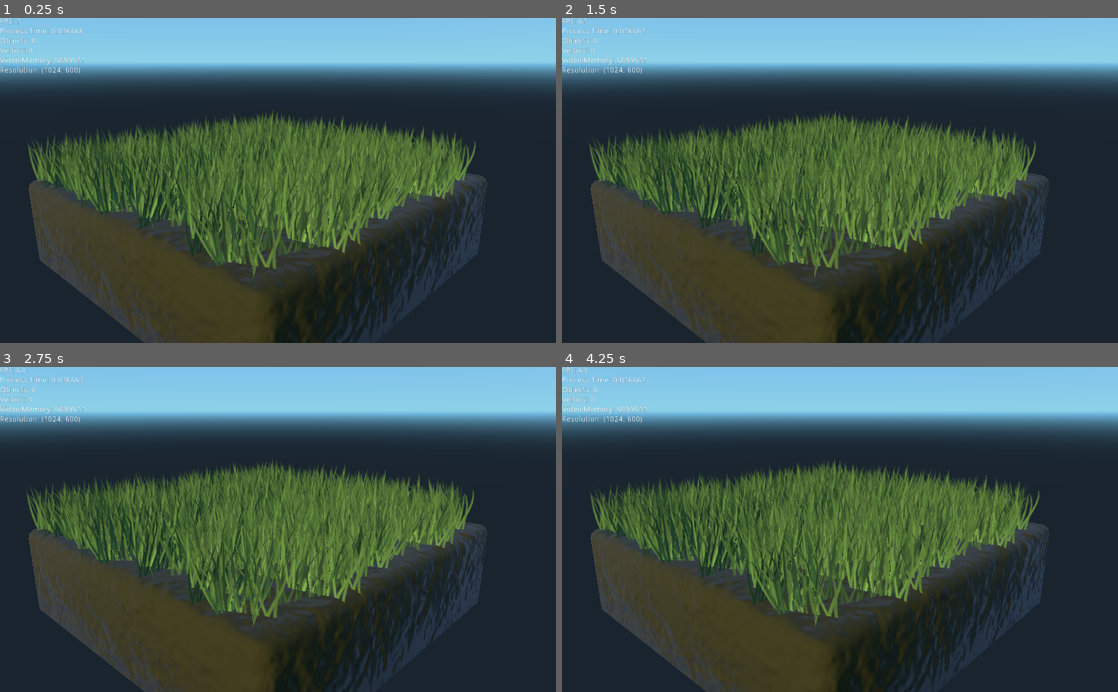
Above: before the commit, frames 1-4 (two rows, left to right).
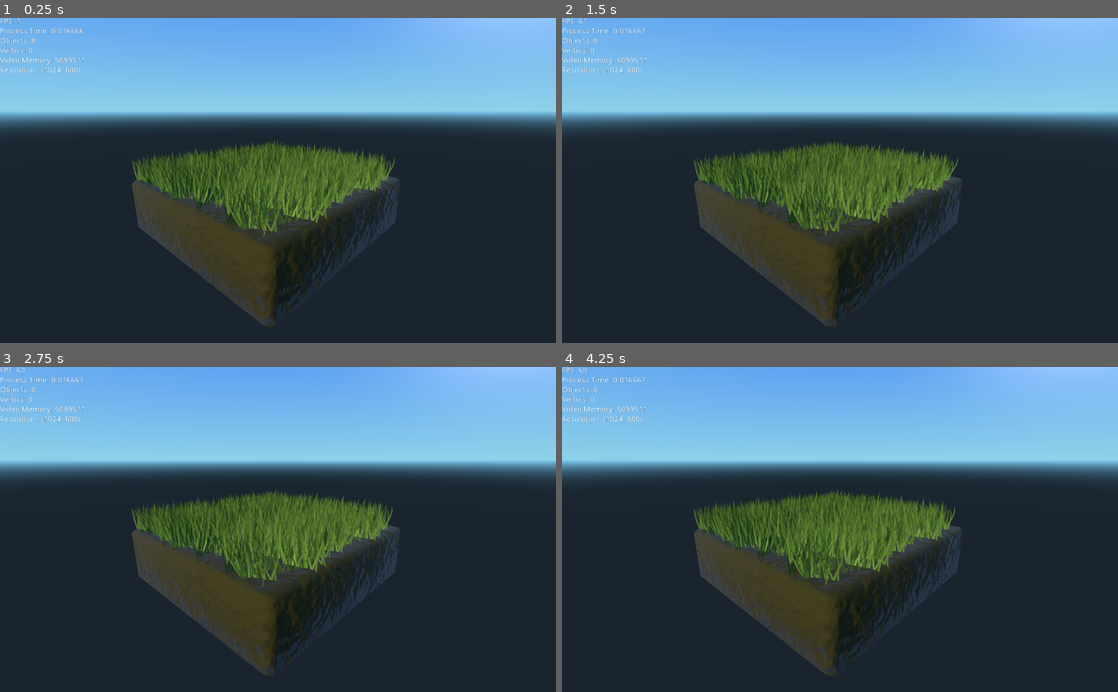
Above: after the commit, the same moments.

Repository: JaccomoLorenz/godot-simple-wind-shader
Game: Godot game, scene res://models/demo.tscn
The game is run twice, just before and just after one commit, with the same random seed, the same clock (stepped at 60 frames per second) and the same inputs.
Inputs:
- Up to frame 1 (0.25 s): no input
- Up to frame 2 (1.5 s): no input
- Up to frame 3 (2.75 s): no input
- Up to frame 4 (4.25 s): no input

The runs differ from the first frame. In frame 1, 57% of the frame differs, in the area x 0-100%, y 0-100%; in frame 2, 57%; in frame 3, 57%; in frame 4, 57%.

Commit message:
Add a full godot 3 shader

Diff:
--- a/models/demo.tscn
+++ b/models/demo.tscn
@@ -108,8 +108,8 @@
 [node name="Camera" type="Camera" parent="." index="0"]
 
 transform = Transform( 0.733626, -0.176644, 0.656193, 0, 0.965624, 0.259942, -0.679553, -0.1907, 0.708407, 2.71105, 1.87858, 2.71591 )
-keep_aspect = 0
-vaspect = false
+keep_aspect = 1
+vaspect = true
 cull_mask = 1048575
 environment = null
 h_offset = 0.0
--- a/models/grass.tscn
+++ b/models/grass.tscn
@@ -4,16 +4,27 @@
 [ext_resource path="res://shaders/wind_shader.tres" type="Shader" id=2]
 [ext_resource path="res://textures/grass.png" type="Texture" id=3]
 
-[sub_resource type="ShaderMaterial" id=1]
+[sub_resource type="ShaderMaterial" id=2]
 
 render_priority = 0
 shader = ExtResource( 2 )
-shader_param/speed = 2.0
-shader_param/strength = 0.04
+shader_param/albedo = Color( 1, 1, 1, 1 )
+shader_param/specular = 0.0
+shader_param/metallic = 0.0
+shader_param/roughness = 1.0
+shader_param/point_size = 1.0
+shader_param/metallic_texture_channel = Plane( 1, 0, 0, 0 )
+shader_param/roughness_texture_channel = Plane( 1, 0, 0, 0 )
+shader_param/speed = 1.0
+shader_param/strength = 0.08
 shader_param/detail = 3.0
 shader_param/direction = Vector2( 1, 0 )
 shader_param/heightOffset = null
-shader_param/diffuse = ExtResource( 3 )
+shader_param/uv1_scale = Vector3( 1, 1, 1 )
+shader_param/uv1_offset = Vector3( 0, 0, 0 )
+shader_param/uv2_scale = Vector3( 1, 1, 1 )
+shader_param/uv2_offset = Vector3( 0, 0, 0 )
+shader_param/texture_albedo = ExtResource( 3 )
 _sections_unfolded = [ "shader_param" ]
 
 [node name="Grass" index="0" instance=ExtResource( 1 )]
@@ -22,5 +33,5 @@
 
 [node name="grass" parent="." index="0"]
 
-material_override = SubResource( 1 )
+material_override = SubResource( 2 )
 _sections_unfolded = [ "Geometry", "Transform" ]
--- a/shaders/wind_shader.tres
+++ b/shaders/wind_shader.tres
@@ -3,15 +3,31 @@
 [resource]
 
 code = "shader_type spatial;
-render_mode cull_disabled, skip_vertex_transform, depth_draw_alpha_prepass;
-
+render_mode blend_mix,depth_draw_alpha_prepass,cull_disabled,diffuse_lambert,specular_schlick_ggx, skip_vertex_transform;
+uniform vec4 albedo : hint_color;
+uniform sampler2D texture_albedo : hint_albedo;
+uniform float specular;
+uniform float metallic;
+uniform float roughness : hint_range(0,1);
+uniform float point_size : hint_range(0,128);
+uniform sampler2D texture_metallic : hint_white;
+uniform vec4 metallic_texture_channel;
+uniform sampler2D texture_roughness : hint_white;
+uniform vec4 roughness_texture_channel;
+// Wind settings.
 uniform float speed = 1.0;
 uniform float strength = 0.1;
 uniform float detail = 1.0;
 uniform vec2 direction = vec2(1.0, 0.0);
 uniform float heightOffset = 0.0;
 
-void vertex(){
+uniform vec3 uv1_scale;
+uniform vec3 uv1_offset;
+uniform vec3 uv2_scale;
+uniform vec3 uv2_offset;
+
+
+void vertex() {
 	vec4 worldPos = WORLD_MATRIX * vec4(VERTEX, 1.0);
 
 	float time = TIME * speed + worldPos.x + worldPos.z;
@@ -20,10 +36,18 @@
 	worldPos.xz += vec2(wind * dir.x, wind * dir.y);
 	VERTEX = (INV_CAMERA_MATRIX * worldPos).xyz;
 	NORMAL = (MODELVIEW_MATRIX * vec4(NORMAL, 0.0)).xyz;
+	UV=UV*uv1_scale.xy+uv1_offset.xy;
 }
-uniform sampler2D diffuse : hint_albedo;
 
-void fragment(){
-	ALBEDO = texture(diffuse, UV).rgb;
-	ALPHA = texture(diffuse, UV).a;
-	}"
+void fragment() {
+	vec2 base_uv = UV;
+	vec4 albedo_tex = texture(texture_albedo,base_uv);
+	ALBEDO = albedo.rgb * albedo_tex.rgb;
+	float metallic_tex = dot(texture(texture_metallic,base_uv),metallic_texture_channel);
+	METALLIC = metallic_tex * metallic;
+	float roughness_tex = dot(texture(texture_roughness,base_uv),roughness_texture_channel);
+	ROUGHNESS = roughness_tex * roughness;
+	SPECULAR = specular;
+	ALPHA = albedo.a * albedo_tex.a;
+}
+"
--- /dev/null
+++ b/shaders/wind_shader_port.tres
@@ -0,0 +1,29 @@
+[gd_resource type="Shader" format=2]
+
+[resource]
+
+code = "shader_type spatial;
+render_mode cull_disabled, skip_vertex_transform, depth_draw_alpha_prepass;
+
+uniform float speed = 1.0;
+uniform float strength = 0.1;
+uniform float detail = 1.0;
+uniform vec2 direction = vec2(1.0, 0.0);
+uniform float heightOffset = 0.0;
+
+void vertex(){
+	vec4 worldPos = WORLD_MATRIX * vec4(VERTEX, 1.0);
+
+	float time = TIME * speed + worldPos.x + worldPos.z;
+	float wind = (sin(time) + cos(time * detail)) * strength * max(0.0, VERTEX.y - heightOffset);
+	vec2 dir = normalize(direction);
+	worldPos.xz += vec2(wind * dir.x, wind * dir.y);
+	VERTEX = (INV_CAMERA_MATRIX * worldPos).xyz;
+	NORMAL = (MODELVIEW_MATRIX * vec4(NORMAL, 0.0)).xyz;
+}
+uniform sampler2D diffuse : hint_albedo;
+
+void fragment(){
+	ALBEDO = texture(diffuse, UV).rgb;
+	ALPHA = texture(diffuse, UV).a;
+	}"
